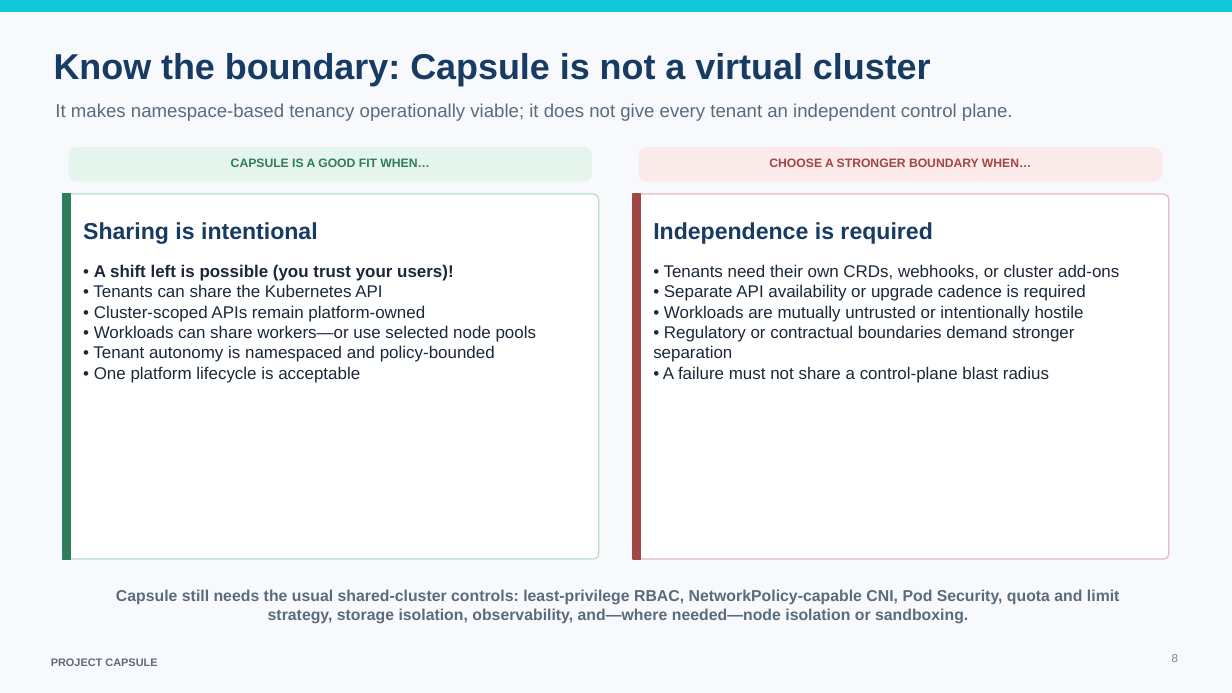
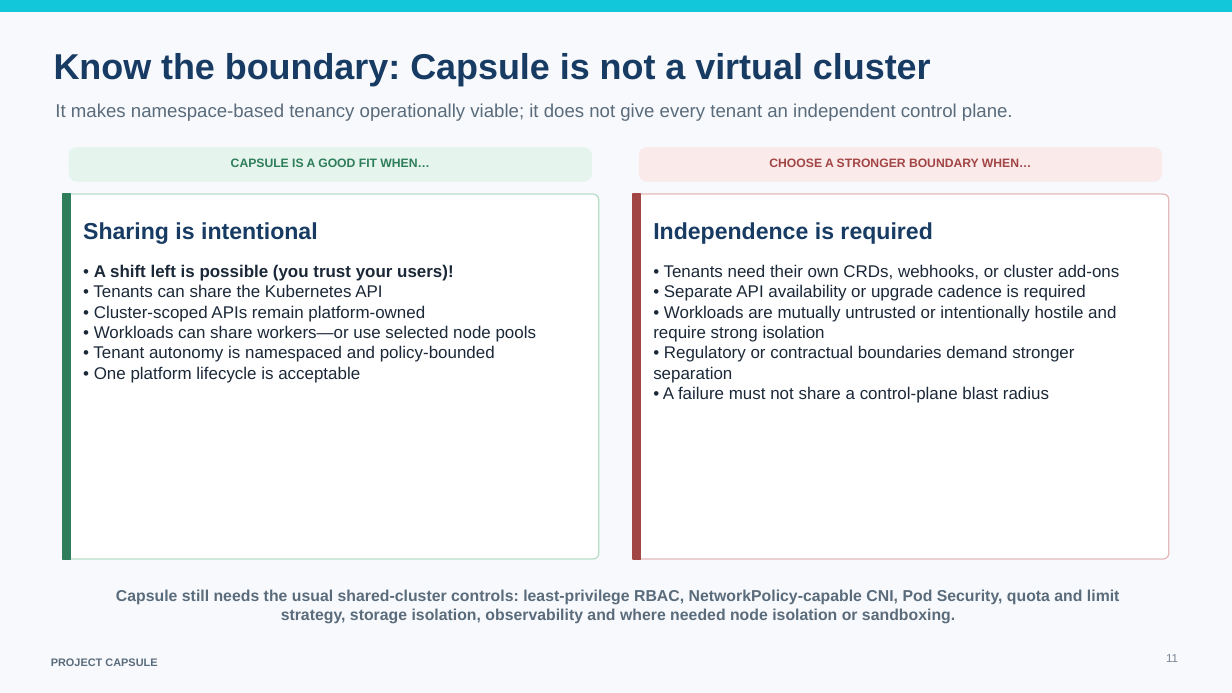
Before and after one commit to projectcapsule/website, a slide deck: slide 11 of presentations/Project_Capsule_Overview.pptx (slide 8 before the commit). Drawn at 1232x693 pixels with LibreOffice and Linux fonts; fonts in the diff are those of the drawing. Boxes give left, top, right and bottom in pixels: in the first picture for what was removed or moved away, otherwise in the second. Text is boxed around its words. In the diff, an @@ line names an element or a change of style, - is before the commit and + after.

```diff
--- a/presentations/Project_Capsule_Overview.pptx
+++ b/presentations/Project_Capsule_Overview.pptx
@@ text at <box>653,305,1116,342</box>: text changed @@
-• Workloads are mutually untrusted or intentionally hostile
+• Workloads are mutually untrusted or intentionally hostile and require strong isolation
@@ text at <box>116,589,1120,624</box>: text changed @@
-Capsule still needs the usual shared-cluster controls: least-privilege RBAC, NetworkPolicy-capable CNI, Pod Security, quota and limit strategy, storage isolation, observability, and—where needed—node isolation or sandboxing.
+Capsule still needs the usual shared-cluster controls: least-privilege RBAC, NetworkPolicy-capable CNI, Pod Security, quota and limit strategy, storage isolation, observability and where needed node isolation or sandboxing.
@@ page number at <box>1166,654,1178,662</box>: text changed @@
-8
+11
```
Also in this commit, not shown: 7 other slides changed, 2 slides added.
